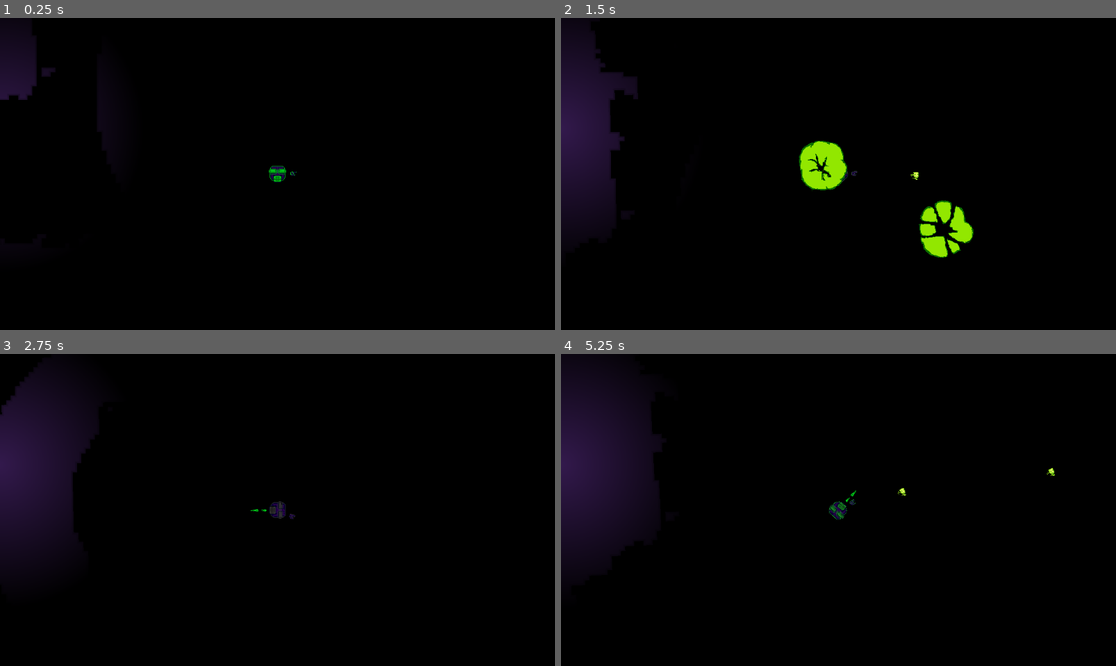
Above: before the commit, frames 1-4 (two rows, left to right).
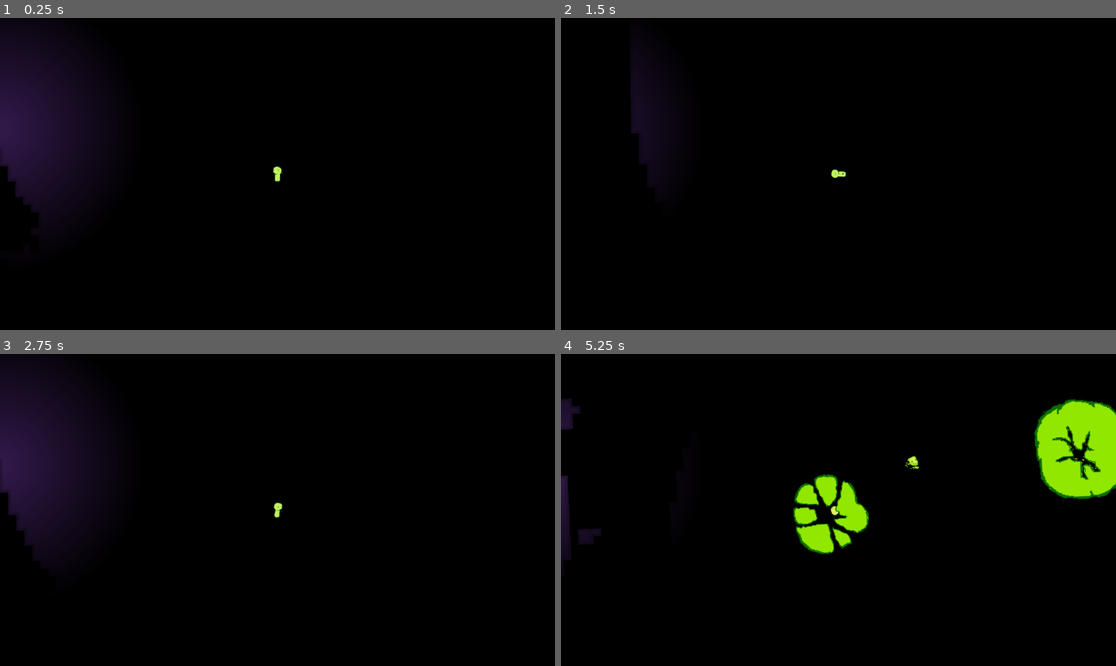
Above: after the commit, the same moments.

Repository: trurohawkins/cave
Game: Godot game, scene res://Scene/world.tscn
Same seed, same stepped clock (60 frames per second), same inputs: the game is played once before the commit and once after it.
Inputs (mouse positions are in pixels of both pictures, inside the frame that each line leads up to):
- Up to frame 1 (0.25 s): no input
- Up to frame 2 (1.5 s): tap Enter (energize, bound only after the commit) at 0.5, 0.8, 1.35 s; move the mouse to (960, 158) at 0.52 s; hold D (move_right) 0.53-1.28 s; hold Space (shoot) 0.53-1.28 s; click (960, 158) at 0.67 s; move the mouse to (727, 189) at 1.27 s; hold S (move_down) from 1.28 s (still down)
- Up to frame 3 (2.75 s): tap Space (shoot) at 1.55 s; move the mouse to (333, 441) at 2.02 s; release S (move_down) at 2.03 s; hold D (move_right) from 2.03 s (still down); tap Down (aim_down) at 2.1 s; tap Enter (energize, bound only after the commit) at 2.3 s
- Up to frame 4 (5.25 s): move the mouse to (810, 572) at 2.77 s; release D (move_right) at 2.78 s; hold W (move_up) 2.78-3.53 s; tap Left (aim_left) at 2.85 s; click (810, 572) at 2.92 s; tap Space (shoot) at 3.05, 4.55 s; move the mouse to (1005, 556) at 3.52 s; hold Right (aim_right) 3.53-4.28 s; hold A (move_left) 3.53-5.03 s; tap Enter (energize, bound only after the commit) at 3.8 s; move the mouse to (672, 463) at 4.27 s; tap Up (aim_up) at 4.35 s; move the mouse to (866, 510) at 5.02 s; hold S (move_down) from 5.03 s (still down); hold Space (shoot) from 5.03 s (still down); click (866, 510) at 5.17 s

The runs differ from the first frame. In frame 1, 6.7% of the frame differs, in the area x 0-54%, y 6-64%; in frame 2, 8.7%; in frame 3, 2.1%; in frame 4, 14%, in the area x 0-100%, y 4-67%.

Commit message:
walk mode and new sprite

Diff:
--- a/Scene/player.tscn
+++ b/Scene/player.tscn
@@ -1,28 +1,129 @@
-[gd_scene load_steps=10 format=3 uid="uid://dur2pvkhlv1eq"]
+[gd_scene load_steps=19 format=3 uid="uid://dur2pvkhlv1eq"]
 
 [ext_resource type="Script" uid="uid://d10y87l7bijlt" path="res://Scripts/player.gd" id="1_r6jsd"]
 [ext_resource type="PackedScene" uid="uid://bjw48syvvdsbb" path="res://Scene/playerBlast.tscn" id="2_p6qlh"]
 [ext_resource type="PackedScene" uid="uid://plw4uxg427gw" path="res://Scene/gun.tscn" id="3_2sw5t"]
-[ext_resource type="Texture2D" uid="uid://bnvkaukpj2qwn" path="res://Sprites/skullManBody.png" id="4_ij4jb"]
 [ext_resource type="Texture2D" uid="uid://dhig6bdely3j4" path="res://Sprites/skullManThrust.png" id="4_p6qlh"]
-[ext_resource type="Shader" uid="uid://ckqteutove7gn" path="res://Scripts/desaturate.gdshader" id="5_c68nv"]
-[ext_resource type="Texture2D" uid="uid://crpnhxgdk681y" path="res://Sprites/skullManFeatures.png" id="6_c31lq"]
+[ext_resource type="Texture2D" uid="uid://cw1dnmikqa41r" path="res://Sprites/guybo.png" id="5_ivevv"]
 
 [sub_resource type="RectangleShape2D" id="RectangleShape2D_036b0"]
+size = Vector2(20, 59)
 
-[sub_resource type="ShaderMaterial" id="ShaderMaterial_dw050"]
-shader = ExtResource("5_c68nv")
-shader_parameter/desaturation = 0.0
+[sub_resource type="AtlasTexture" id="AtlasTexture_ivevv"]
+atlas = ExtResource("5_ivevv")
+region = Rect2(64, 128, 64, 64)
+
+[sub_resource type="AtlasTexture" id="AtlasTexture_r6jsd"]
+atlas = ExtResource("5_ivevv")
+region = Rect2(0, 0, 64, 64)
+
+[sub_resource type="AtlasTexture" id="AtlasTexture_p6qlh"]
+atlas = ExtResource("5_ivevv")
+region = Rect2(64, 0, 64, 64)
+
+[sub_resource type="AtlasTexture" id="AtlasTexture_2sw5t"]
+atlas = ExtResource("5_ivevv")
+region = Rect2(128, 64, 64, 64)
+
+[sub_resource type="AtlasTexture" id="AtlasTexture_ij4jb"]
+atlas = ExtResource("5_ivevv")
+region = Rect2(64, 64, 64, 64)
+
+[sub_resource type="AtlasTexture" id="AtlasTexture_c68nv"]
+atlas = ExtResource("5_ivevv")
+region = Rect2(128, 64, 64, 64)
+
+[sub_resource type="AtlasTexture" id="AtlasTexture_c31lq"]
+atlas = ExtResource("5_ivevv")
+region = Rect2(0, 128, 64, 64)
+
+[sub_resource type="AtlasTexture" id="AtlasTexture_2dof7"]
+atlas = ExtResource("5_ivevv")
+region = Rect2(64, 0, 64, 64)
+
+[sub_resource type="AtlasTexture" id="AtlasTexture_4ao7i"]
+atlas = ExtResource("5_ivevv")
+region = Rect2(128, 0, 64, 64)
+
+[sub_resource type="AtlasTexture" id="AtlasTexture_1sypm"]
+atlas = ExtResource("5_ivevv")
+region = Rect2(0, 64, 64, 64)
+
+[sub_resource type="AtlasTexture" id="AtlasTexture_fn0wv"]
+atlas = ExtResource("5_ivevv")
+region = Rect2(128, 0, 64, 64)
+
+[sub_resource type="SpriteFrames" id="SpriteFrames_eqmt2"]
+animations = [{
+"frames": [{
+"duration": 1.0,
+"texture": SubResource("AtlasTexture_ivevv")
+}],
+"loop": true,
+"name": &"hurt",
+"speed": 5.0
+}, {
+"frames": [{
+"duration": 1.0,
+"texture": SubResource("AtlasTexture_r6jsd")
+}],
+"loop": false,
+"name": &"idle_front",
+"speed": 0.0
+}, {
+"frames": [{
+"duration": 1.0,
+"texture": SubResource("AtlasTexture_p6qlh")
+}],
+"loop": false,
+"name": &"idle_side",
+"speed": 5.0
+}, {
+"frames": [{
+"duration": 1.0,
+"texture": SubResource("AtlasTexture_2sw5t")
+}, {
+"duration": 1.0,
+"texture": SubResource("AtlasTexture_ij4jb")
+}, {
+"duration": 1.0,
+"texture": SubResource("AtlasTexture_c68nv")
+}, {
+"duration": 1.0,
+"texture": SubResource("AtlasTexture_c31lq")
+}],
+"loop": true,
+"name": &"in_air",
+"speed": 5.0
+}, {
+"frames": [{
+"duration": 1.0,
+"texture": SubResource("AtlasTexture_2dof7")
+}, {
+"duration": 1.0,
+"texture": SubResource("AtlasTexture_4ao7i")
+}, {
+"duration": 1.0,
+"texture": SubResource("AtlasTexture_1sypm")
+}, {
+"duration": 1.0,
+"texture": SubResource("AtlasTexture_fn0wv")
+}],
+"loop": true,
+"name": &"walk",
+"speed": 5.0
+}]
 
 [node name="Player" type="CharacterBody2D"]
-scale = Vector2(6, 6)
 collision_layer = 2
 script = ExtResource("1_r6jsd")
 energy = 30.0
-speed = 2500
+thrustSpeed = 2500
 crashDecel = 10.0
-landingPower = 0.3
-staggerPower = 0.0
+highVelocity = 1400.0
+landingPower = 0.4
+walkSpeed = 2000.0
+staggerPower = 5.0
 invincibleTime = 5.0
 gravPower = 50
 maxGrav = 1400
@@ -31,18 +132,19 @@
 rotSpeed = 5.0
 
 [node name="CollisionShape2D" type="CollisionShape2D" parent="."]
+position = Vector2(0, 0.5)
 shape = SubResource("RectangleShape2D_036b0")
 
 [node name="thrustSprite" type="Sprite2D" parent="."]
+visible = false
 position = Vector2(0, 17.5)
 scale = Vector2(0.5, 0.5)
 texture = ExtResource("4_p6qlh")
 
-[node name="bodySprite" type="Sprite2D" parent="."]
-scale = Vector2(0.61999995, 0.61999995)
-texture = ExtResource("4_ij4jb")
+[node name="RayCast2D" type="RayCast2D" parent="."]
+target_position = Vector2(0, 48)
 
-[node name="deetSprite" type="Sprite2D" parent="."]
-material = SubResource("ShaderMaterial_dw050")
-scale = Vector2(0.6, 0.6)
-texture = ExtResource("6_c31lq")
+[node name="BodySprite" type="AnimatedSprite2D" parent="."]
+sprite_frames = SubResource("SpriteFrames_eqmt2")
+animation = &"hurt"
+flip_h = true
--- a/Scene/world.tscn
+++ b/Scene/world.tscn
@@ -41,4 +41,4 @@
 offset_bottom = 63330.0
 
 [node name="Camera2D" parent="." instance=ExtResource("7_ol2hl")]
-zoom = Vector2(0.3, 0.3)
+zoom = Vector2(0.5, 0.5)
--- a/Scripts/GM.gd
+++ b/Scripts/GM.gd
@@ -155,35 +155,16 @@
 						grid[chunk[0]][chunk[1]].set_cell(mc[1], -1)
 
 func onResize():
-	for i in range(shaders.size()):
-		var s = shaders[i]
-		#if i != 0:
+	for s in shaders:
 		s.set_shader_parameter("lightRadius", 300.0)
 		var viewport_size = get_viewport().get_visible_rect().size
 		var screen_center = viewport_size / 2
 		s.set_shader_parameter("lightPos", screen_center)
-		"""
-		else:
-
-			s.set_shader_parameter("lightRadius", 100.0)
-			s.set_shader_parameter("lightPos", Vector2(480, 480))#size.x/2 * 32, size.y/2 * 32))
-		"""
-		"""
-	var canvasPos = get_canvas_transform() * localCenter
-	localCenter = get_canvas_transform().affine_inverse() * canvasPos
-	var screenSpace = get_viewport().get_screen_transform() * get_global_transform_with_canvas() * localCenter
-	"""
+
 	var localCenter = Vector2(4800, 4800)
-
 	var globalPos = to_global(localCenter)
-	print(globalPos)
 	var camera = get_viewport().get_camera_2d()
-	#var screenSpace = camera.get_screen_position(globalPos)
-	var screenSpace= (globalPos - camera.get_screen_center_position()) * camera.zoom + get_viewport_rect().size / 2.0
-	#var screenSpace = get_viewport().get_global_canvas_transform() * globalPos
-	var root = get_tree().root
-	var ciScreenPos = (root.get_final_transform() * get_global_transform_with_canvas()).origin + Vector2(root.position)
-	print("sp " + str(screenSpace) + " " + str(ciScreenPos))
+	var screenSpace = (globalPos - camera.get_screen_center_position()) * camera.zoom + get_viewport_rect().size / 2.0
 	bgShader.set_shader_parameter("lightPos", screenSpace)#Vector2((size.x/2) * 32, size.y/2 * 32))
 
 func addNeighbor(chunk, x, y):
--- a/Scripts/gun.gd
+++ b/Scripts/gun.gd
@@ -59,7 +59,7 @@
 		coolTimer -= delta * coolDelta
 	else:
 		coolTimer = 0
-	if shooting:
+	if shooting && player.energyMode:
 		spawnBullet()
 
 func spawnBullet():
@@ -71,5 +71,5 @@
 		bullet.global_position = spawnPoint.global_position
 		bullet.global_rotation = spawnPoint.global_rotation
 		bullet.velocity = player.velocity / 2
-		print(spawnPoint.global_rotation)
+		#print(spawnPoint.global_rotation)
 		get_tree().current_scene.add_child(bullet)
--- a/Scripts/player.gd
+++ b/Scripts/player.gd
@@ -1,7 +1,7 @@
 extends CharacterBody2D
 @export var energy: float = 5
 var energyMax
-@export var speed: int = 200
+@export var thrustSpeed: int = 200
 @export var thrustCost: float = 0.1
 @export var baseDecel: float = 0.5
 var decelSpeed: float = 0.5
@@ -9,6 +9,7 @@
 @export var crashDecel: float = 2
 @export var highVelocity: float = 2000
 @export var landingPower: float = 0.5
+@export var walkSpeed: float = 500
 
 @export var staggerPower: float = 50
 @export var invincibleTime: float = 20
@@ -16,12 +17,16 @@
 @export var maxGrav = 2000
 @export var blastScene: PackedScene
 @export var gunScene: PackedScene
+@export var energyMode = false
 
 var curGrav = 0
 var cam: Camera2D
 var gun
-@onready var energySprite = $deetSprite
+#@onready var energySprite = $deetSprite
+var energySprite
 @onready var thrustSprite = $thrustSprite
+@onready var groundCheck = $RayCast2D
+@onready var bodySprite = $BodySprite
 
 var staggerDelta: float = 10
 var staggerCounter: float = 0
@@ -48,11 +53,13 @@
 	get_tree().current_scene.add_child(gun)
 	gun.player = self
 	gun.scale = scale / 2
+	bodySprite.play("idle_front")
 	setEnergySaturate()
 
 func setEnergySaturate():
-	energySprite.material.set_shader_parameter("desaturation", 1.0 - (energy/energyMax))
-	gun.handEnergySprite.material.set_shader_parameter("desaturation", 1.0 - (energy/energyMax))
+	if energySprite:
+		energySprite.material.set_shader_parameter("desaturation", 1.0 - (energy/energyMax))
+		gun.handEnergySprite.material.set_shader_parameter("desaturation", 1.0 - (energy/energyMax))
 
 func receiveGM(gm, camera):
 	GM = gm
@@ -64,6 +71,10 @@
 
 
 func _physics_process(delta):
+	if Input.is_action_just_pressed("energize"):
+		energyMode = !energyMode
+		if energyMode && !staggered:
+			bodySprite.play("in_air")
 	#dprint(str(velocity.x) + " abs " + str(abs(velocity.x)) + " -abs: " + str(-abs(velocity.x)))
 	var decel = Vector2(-sign(velocity.x), -sign(velocity.y)) * decelSpeed * delta
 	#print(str(velocity) + " " + str(velocity.length()) + " decel " + str(decel))
@@ -80,16 +91,18 @@
 		invincibleCounter -= delta * invicinbleDelta
 	else:
 		invulnerate(false)
-	if !staggered:
-		if !thrust(delta):
-			if curGrav + gravPower < maxGrav:
-				curGrav += gravPower
-			else:
-				curGrav = maxGrav
-		else:
-			curGrav = 0
-	var power = min(velocity.length() / highVelocity, 500)
+	if !control(delta):
+		if curGrav + gravPower < maxGrav:
+			curGrav += gravPower
+		else:
+			curGrav = maxGrav
+	else:
+		curGrav = 0
 	camGrav(delta)
+	#print(velocity.length())
+	var power = min(velocity.length(), highVelocity) / highVelocity
+	#camGrav(delta)
+	var myVelocity = velocity
 	move_and_slide()
 	if global_position != prePos:
 		#print("moved")
@@ -100,8 +113,26 @@
 	for i in colCount:
 		var collision = get_slide_collision(i)
 		var collider = collision.get_collider()
-		if collider is TileMapLayer:
-			crash(collision.get_position(), power)
+		if collider is TileMapLayer && power >= landingPower:
+			var myDir = myVelocity.normalized().angle()
+			#print(rad_to_deg(myDir))
+			var crashDir = ((global_position/32) - (collision.get_position()/32)).normalized()
+			crashDir.y *= -1
+			crashDir = crashDir.angle()
+			var diff = rad_to_deg(wrapf(myDir - crashDir, -PI, PI))
+
+			if abs(diff) < 45:
+				#print("collided at " + str(power) + " " + str(diff))
+				crash(collision.get_position(), power)
+				#if Input.is_action_pressed("move_left") || Input.is_action_pressed("move_right"):
+				"""
+				print("my pos: " + str(global_position) + " collision " + str(collision.get_position()))
+				print("my dir: " + str(int(rad_to_deg(myDir))) + " crash: " + str(int(rad_to_deg(crashDir))))
+				print("angular diff: " + str(int(diff)))
+
+			else:
+				print(str(rad_to_deg(myDir)) + " " + str(rad_to_deg(crashDir)))
+				"""
 			#GM.playerDie(self)
 	if rPauseTimer - delta > 0:
 		#print(rPauseTimer)
@@ -113,22 +144,57 @@
 			changeEnergy(rechargeSpeed * delta, false)
 
 
+func control(delta: float):
+	if staggered:
+		return false
+	if energyMode:
+		return thrust(delta)
+	else:
+		return walk(delta)
+
+var grounded: bool = false
+
+func walk(delta: float):
+	if groundCheck.is_colliding():
+		grounded = true
+		var normal: Vector2 = groundCheck.get_collision_normal()
+		rotation = normal.angle() + deg_to_rad(90)
+		#print(normal.angle())
+	else:
+		grounded = false
+		rotation = cam.rotation
+
+	if Input.is_action_pressed("move_up") && grounded:
+		#print("jumP " + str(cam.rotation))
+		var jump = Vector2(0, -1)
+		jump = jump.rotated(cam.rotation)
+		#print(jump)
+		velocity += jump * delta * 3000
+
+	var dir = 0;
+	if Input.is_action_pressed("move_left"):
+		dir -= 1
+		bodySprite.flip_h = true
+	if Input.is_action_pressed("move_right"):
+		dir += 1
+		bodySprite.flip_h = false
+	if dir != 0:
+		var move = Vector2(dir, 0)
+		move = move.rotated(rotation)
+		velocity += move * delta * walkSpeed
+	if !staggered:
+		if grounded:
+			if dir == 0:
+				bodySprite.play("idle_side")
+			else:
+				bodySprite.play("walk")
+		else:
+			bodySprite.play("in_air")
+	return grounded
+
 @export var rotSpeed: float = 0.1
 
 func thrust(delta: float):
-	"""
-	var power = 0
-	if Input.is_action_pressed("move_left"):
-		rotation -= rotSpeed * delta
-		power += speed/2
-	if Input.is_action_pressed("move_right"):
-		rotation += rotSpeed * delta
-		power += speed/2
-	if power != 0:
-		velocity += -Vector2.DOWN.rotated(rotation) * power * delta
-		return true
-	return false
-	"""
 	var direction = Input.get_vector("move_left", "move_right", "move_up", "move_down")
 	if direction != Vector2.ZERO:
 		#print(str(direction) + " " + str(direction.length()))
@@ -136,35 +202,43 @@
 		rotation = lerp_angle(rotation, angle, delta * rotSpeed)
 		if abs(angle - rotation) < 0.1:
 			rotation = angle
-		velocity += -Vector2.DOWN.rotated(rotation) * speed * delta * direction.length()
+		velocity += -Vector2.DOWN.rotated(rotation) * thrustSpeed * delta * direction.length()
 		thrustSprite.visible = true
 		return true
 	else:
 		thrustSprite.visible = false
 		return false
-	"""
-	var direction = Input.get_vector("move_left", "move_right", "move_up", "move_down")
-	if direction != Vector2.ZERO && energy > thrustCost * delta:
-		direction = direction.rotated(cam.rotation)
-		velocity += direction * speed * delta
-		curGrav = 0
-		changeEnergy(-thrustCost * delta, true)
-		return true
-	else:
-		return false
-	"""
+
+func camGrav(delta):
+	#print("my rot: " + str(rotation) + " cam rot " + str(cam.rotation))
+	if energyMode:
+		if abs(cam.rotation - rotation) > 0.1:
+			rotation = lerp_angle(rotation, cam.rotation, delta * cam.rotSpeed)
+		elif rotation != cam.rotation:
+			rotation = cam.rotation
+	else:
+		pass
+		#rotation = cam.rotation
+
+	if curGrav > 0:
+		var grav = Vector2.DOWN.rotated(cam.rotation)
+		velocity += grav * delta * curGrav
 
 func crash(pos: Vector2, power: float):
+	print(power)
 	if power < landingPower:
 		return
+	print(str(power) + " < " + str(landingPower))
 	if !invincible:
 		invulnerate(true)
-		blowUp()
-		#print("hit at " + str(global_position) + " form " + str(col.get_position()))
-		#print(str(velocity.length()) + " / " + str(highVelocity) + " = " + str(power))
-		if energy > 0:
-			changeEnergy(-10, true)
-			blasted(pos, power)
+		if energyMode:
+			blowUp()
+
+			if energy > 0:
+				changeEnergy(-10, true)
+				blasted(pos, power)
+			else:
+				GM.playerDie(self)
 		else:
 			GM.playerDie(self)
 
@@ -197,7 +271,9 @@
 	if stagged:
 		staggerCounter = staggerPower
 		staggered = true
-	else:
+		bodySprite.play("hurt")
+	elif staggered:
+		bodySprite.play("in_air")
 		staggerCounter = 0
 		staggered = false
 		decelSpeed = baseDecel
@@ -209,15 +285,6 @@
 	else:
 		invincible = false
 		invincibleCounter = 0
-
-func camGrav(delta):
-	#print("my rot: " + str(rotation) + " cam rot " + str(cam.rotation))
-	if abs(cam.rotation - rotation) > 0.1:
-		rotation = lerp_angle(rotation, cam.rotation, delta * cam.rotSpeed)
-	elif rotation != cam.rotation:
-		rotation = cam.rotation
-	var grav = Vector2.DOWN.rotated(cam.rotation)
-	velocity += grav * delta * curGrav
 
 func blowUp():
 	var blast = blastScene.instantiate()
--- a/project.godot
+++ b/project.godot
@@ -71,8 +71,12 @@
 , Object(InputEventKey,"resource_local_to_scene":false,"resource_name":"","device":-1,"window_id":0,"alt_pressed":false …(186 unchanged characters)…
 ]
 }
+energize={
+"deadzone": 0.2,
+"events": [Object(InputEventKey,"resource_local_to_scene":false,"resource_name":"","device":-1,"window_id":0,"alt_pressed":false,"shift_pressed":false,"ctrl_pressed":false,"meta_pressed":false,"pressed":false,"keycode":0,"physical_keycode":4194309,"key_label":0,"unicode":0,"location":0,"echo":false,"script":null)
+]
+}
 
 [rendering]
 
-textures/canvas_textures/default_texture_filter=0
 environment/defaults/default_clear_color=Color(0.69411767, 0.69411767, 0.69411767, 1)
Binary file added: Sprites/guybo.png
Not shown, added: Sprites/guybo.png.import
